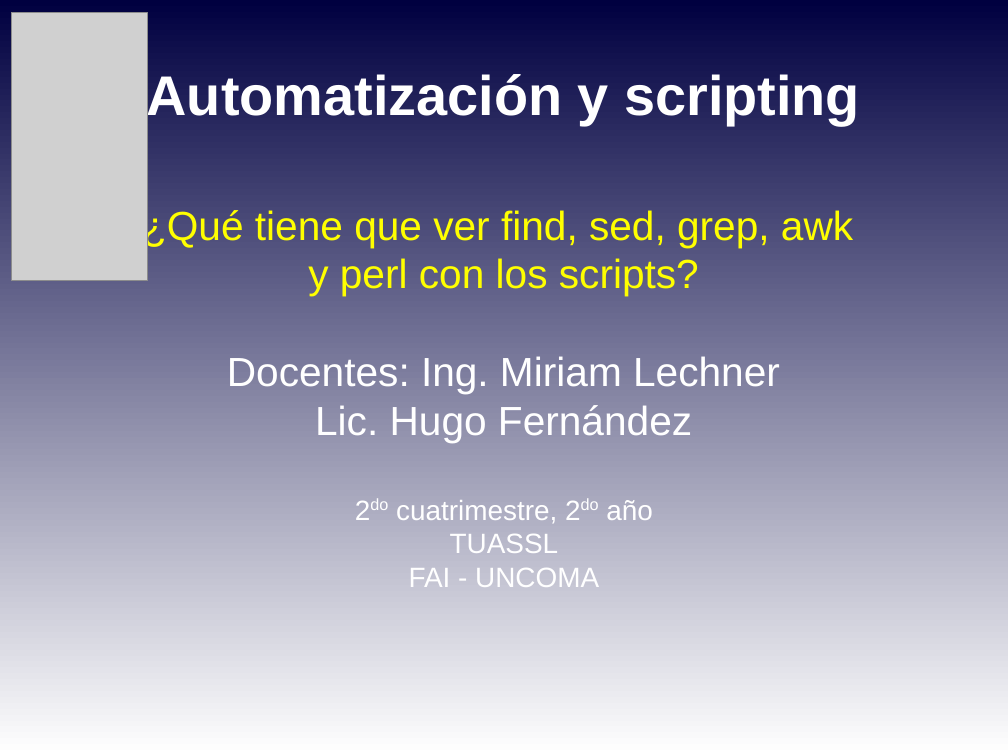
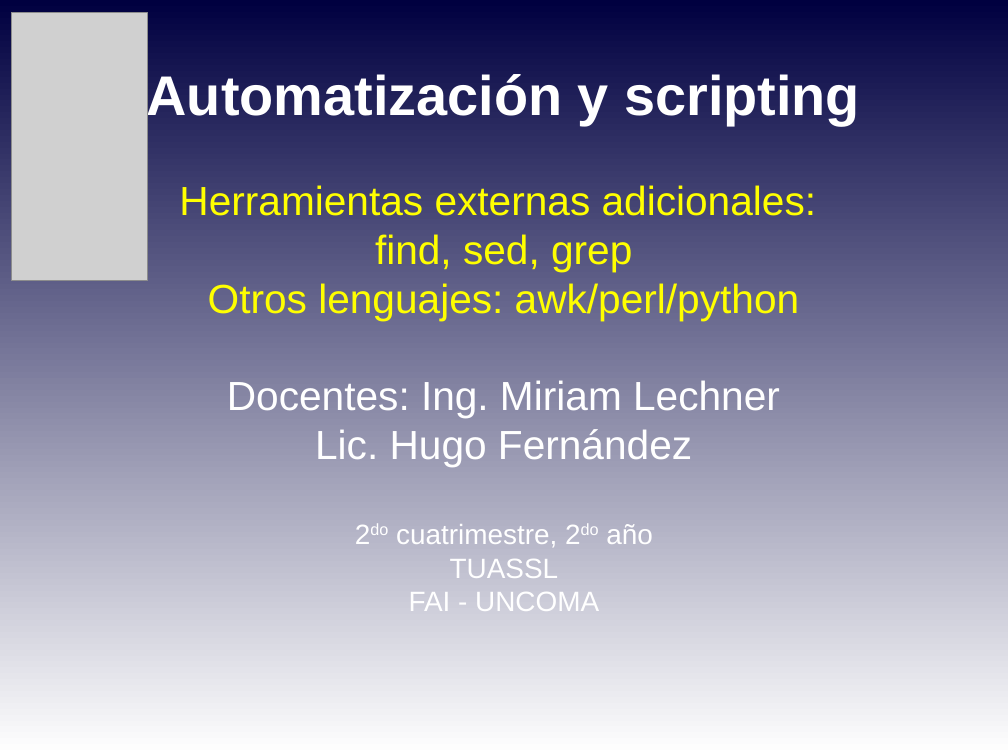
Before and after one commit to niniadcobre/-AutoyScripting, a slide deck: slide 1 of clases/AYS_clase08.odp. Drawn at 1008x756 pixels with LibreOffice and Linux fonts; fonts in the diff are those of the drawing; grey boxes stand for pictures. Boxes give left, top, right and bottom in pixels: in the first picture for what was removed or moved away, otherwise in the second. Text is boxed around its words. In the diff, an @@ line names an element or a change of style, - is before the commit and + after.

```diff
--- a/clases/AYS_clase08.odp
+++ b/clases/AYS_clase08.odp
@@ subtitle at (179,185,817,418): text changed @@
-¿Qué tiene que ver find, sed, grep, awk
-y perl con los scripts?
-Docentes: Ing. Miriam Lechner
+Herramientas externas adicionales:
+find, sed, grep
+Otros lenguajes: awk/perl/python
+Docentes: Ing. Miriam Lechner
```
Also in this commit, not shown: 9 other slides changed, 3 slides added, 2 slides removed, 1 other file.
